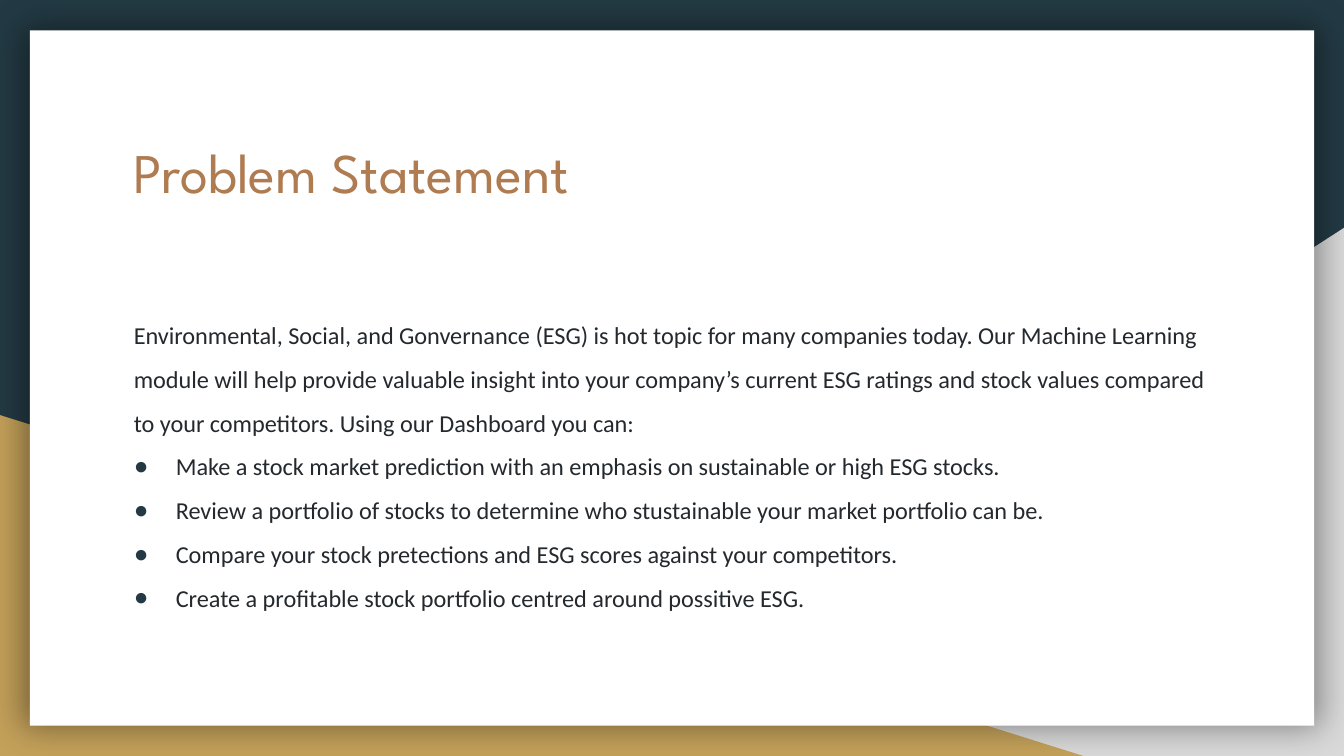
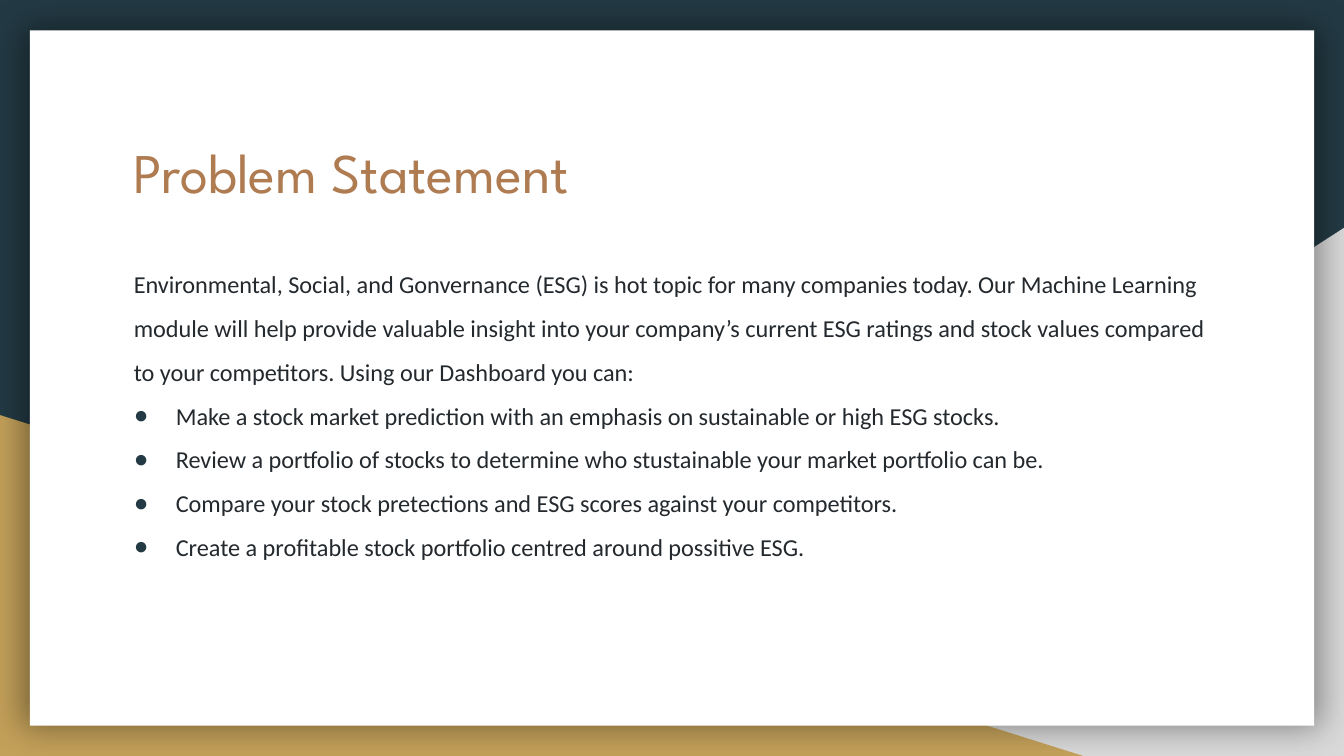
Before and after one commit to sucharita1/ESG_investing_analysis, a slide deck: slide 2 of ESG_Slides.pptx. Drawn at 1344x756 pixels with LibreOffice and Linux fonts; fonts in the diff are those of the drawing. Boxes give left, top, right and bottom in pixels: in the first picture for what was removed or moved away, otherwise in the second. Text is boxed around its words. In the diff, an @@ line names an element or a change of style, - is before the commit and + after.

Commit message:
Updating slides

```diff
--- a/ESG_Slides.pptx
+++ b/ESG_Slides.pptx
@@ text "Environmental, Social, and Gonvernance (ESG) ...": place and size @@
-text "Environmental, Social, and Gonvernance (ESG) ..." at (134,326,1204,611)
+text "Environmental, Social, and Gonvernance (ESG) ..." at (134,275,1204,560)
```
Also in this commit, not shown: 2 other slides changed, 1 slide added.
